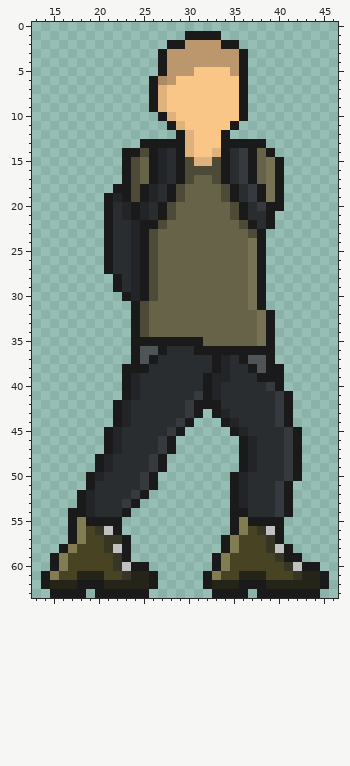
Pixel-art sprite, stored at Assets/Sprites/Characters/Player/Player.png. This is how it looked before the edit.
The file is 64x64 pixels. Shown: x 13..46, y 0..63.
New version:
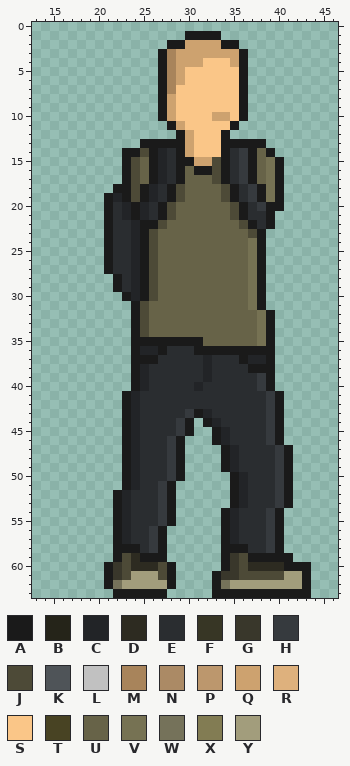
Palette (. is transparent): A #1a1a1a  B #252419  C #222427  D #2d2b21  E #2a2d30  F #373625  G #39372b  H #363a3e  J #4d4a37  K #4f5458  L #c1c1c1  M #a8845b  N #ab8a65  P #bc976d  Q #cda26f  R #deb17d  S #fac688  T #484323  U #676348  V #767253  W #75725a  X #827c53  Y #a29d7c
From the commit log: Poprawiono sprite postaci
Diff:
y 2: x 30..33 PPPP -> QQQQ
y 3: x 28..35 PPPPPPPP -> MQQQQQQQ
y 4: x 28..35 PPPPPPPP -> MQQQSSSQ
y 5: x 28..30 PPP -> MQS; x 35 P -> S
y 6: x 26..29 ANPS -> .AMQ
y 7: x 26..28 ARS -> .AM
y 8..9: x 26..28 ARS -> .AQ
y 10: x 28 R -> Q; x 33..34 SS -> QQ
y 11: x 29 R -> Q
y 12..13: x 30 R -> Q
y 14: x 30 R -> Q; x 33 R -> S
y 15: x 30..32 JRR -> AQQ
y 16: x 30..32 JJJ -> UAA
y 17: x 30 J -> U
y 36: x 25..26 KK -> CC
y 37: x 25 K -> A; x 32..34 EAC -> CEE; x 37..38 KK -> CC
y 38: x 23 A -> .; x 25 A -> C; x 32..34 EAC -> CEE; x 38 K -> A; x 40 A -> .
y 39: x 23..25 ACE -> .AC; x 32..34 ACC -> CEE; x 38 A -> H; x 40 A -> .
y 40: x 23..25 ACE -> .AC; x 31..33 EAC -> CEE; x 38..40 EHA -> HA.
y 41: x 31..33 HAC -> EEE; x 39..41 EHA -> HA.
y 42: x 22..24 ACE -> .AC; x 30..33 HAAA -> EEEE; x 39..41 EHA -> HA.
y 43: x 22..24 ACE -> .AC; x 32..34 .AC -> CEE; x 39..41 EHA -> HA.
y 44: x 22..24 ACE -> .AC; x 32..35 ..AC -> ACEE; x 39..41 EHA -> HA.
y 45: x 21..24 ACEE -> ..AC; x 28..30 HA. -> EHA; x 33..36 ..AC -> ACEE; x 39..42 EEHA -> HA..
y 46: x 21..24 ACEE -> ..AC; x 27..29 HA. -> EHA; x 33..37 ...AC -> ACEEE; x 39..42 EEHA -> HA..
y 47: x 21..24 ACEE -> ..AC; x 27..29 HA. -> EHA; x 34..37 ..AC -> ACEE; x 40..42 EHA -> HA.
y 48..49: x 20..24 ACEEE -> ...AC; x 26..29 HA.. -> EEHA; x 34..37 ..AC -> ACEE; x 40..42 EHA -> HA.
y 50: x 19..29 ACEEEEHA... -> ....ACEEEHA; x 40..42 EHA -> HA.
y 51: x 19..28 AEEEEEHA.. -> ....ACEEHA
y 52: x 18..28 ACEEEEHA... -> ....ACEEEHA
y 53: x 18..28 ACEEEHA.... -> ....ACEEEHA
y 54: x 17..28 AACEEEA..... -> .....ACEEEHA; x 34..36 .AA -> ACE; x 39..41 EHA -> HA.
y 55: x 17..21 AXAAA -> .....; x 23..28 ...... -> CEEEHA; x 34..39 .AXAAA -> ACEEEH
y 56: x 17..21 AXTFL -> .....; x 23..27 ..... -> CEEHA; x 34..39 .AXTFL -> ACEEEH
y 57: x 17..27 AXTTFFA.... -> .....ACEEHA; x 35..39 XTTTF -> CEEEH
y 58: x 16..22 AXTTTFL -> ......A; x 24..27 .... -> AEHA; x 35..41 XTTTFLA -> AAEEHA.
y 59: x 15..27 AXTTTTTFA.... -> .......AJDAAA; x 33..40 AXTTTTTF -> .AGJAAAA; x 42 A -> .
y 60: x 15..28 AXTTTTTFLAA... -> ......AGJDDDJA; x 33..42 AXTTTTTTFL -> .AGJDDDDAA; x 44 A -> .
y 61: x 14..28 AXTTBBBTTFBBA.. -> .......AGJYYYJA; x 32..45 AXTTBBBTTTFBBA -> .AGGJJJJJYYA..
y 62: x 14..28 ABBBAAABBBBBA.. -> .......AWYYYYYA; x 32..45 ABBBAAABBBBBBA -> .AWYYYYYYYYA..
y 63: x 15..18 AAAA -> ....; x 20..21 AA -> ..; x 26..27 .. -> AA; x 37 . -> A; x 44 A -> .
Changed places in both pictures, as pixel boxes (x1, y1, x2, y2):
changed: (149, 40, 239, 184)
changed: (41, 346, 329, 598)
